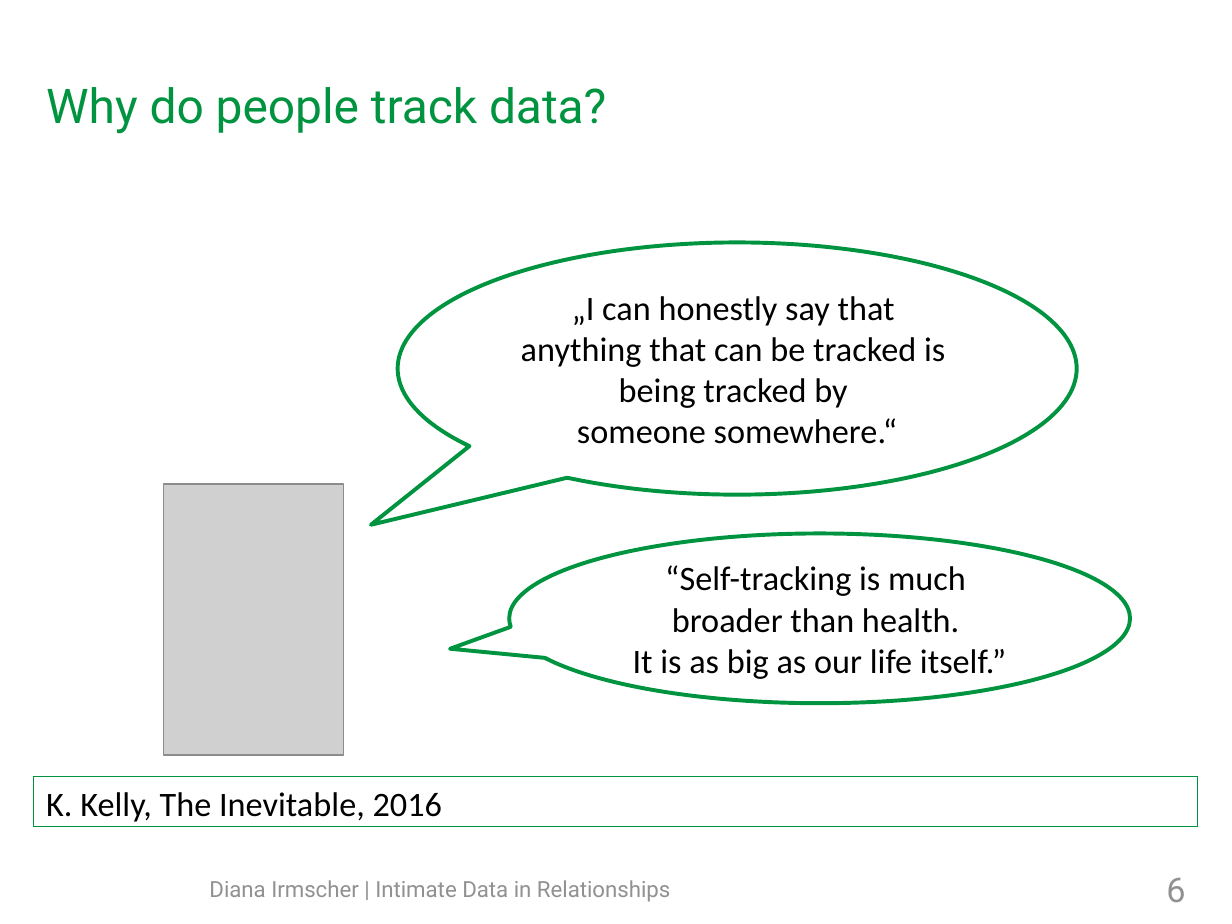
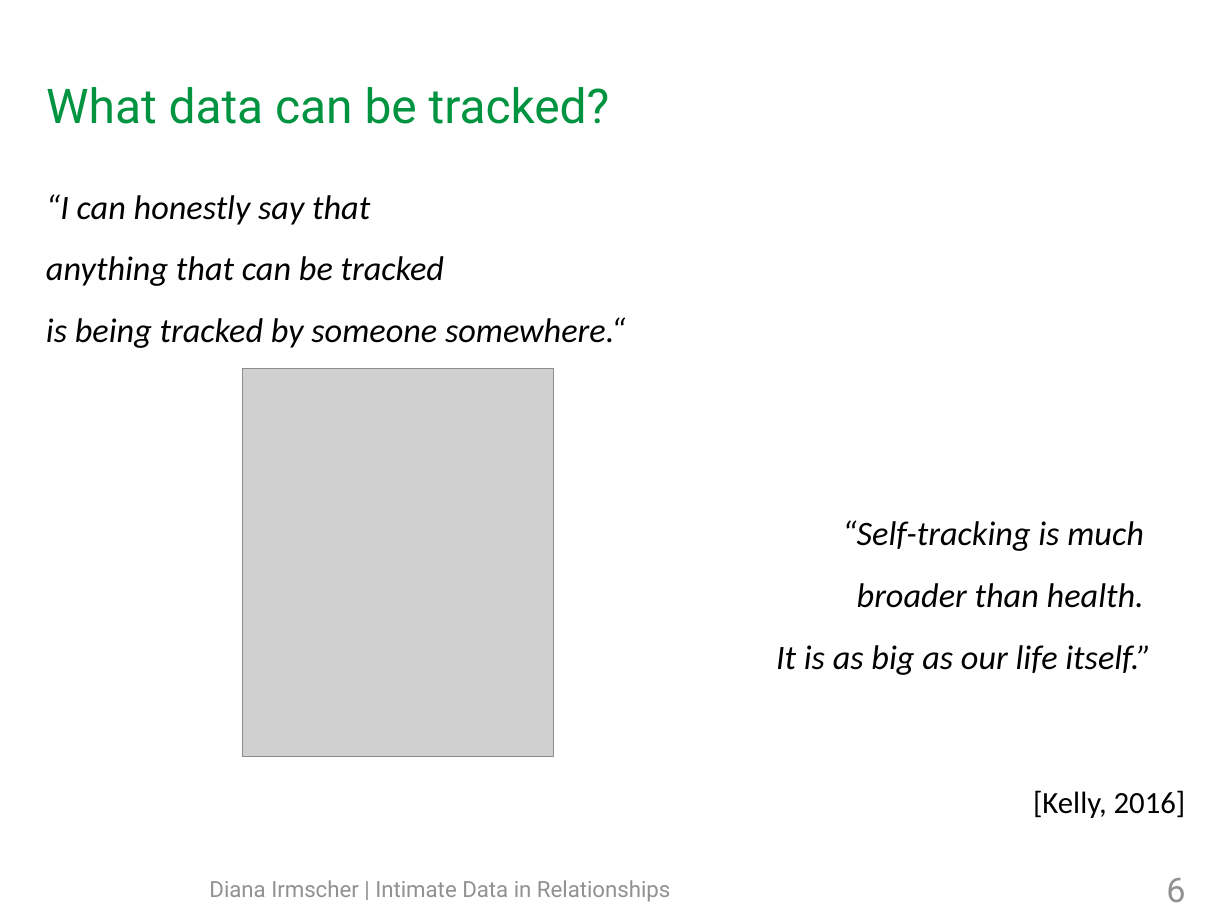
Before and after one commit to mieztatz/advanced_seminar_media_informatics, a slide deck: slide 6 of slides/final_presentation_irmscher_copy.odp. Drawn at 1232x924 pixels with LibreOffice and Linux fonts; fonts in the diff are those of the drawing; grey boxes stand for pictures; background and template pictures are left out. Boxes give left, top, right and bottom in pixels: in the first picture for what was removed or moved away, otherwise in the second. Text is boxed around its words. In the diff, an @@ line names an element or a change of style, - is before the commit and + after.

```diff
--- a/slides/final_presentation_irmscher_copy.odp
+++ b/slides/final_presentation_irmscher_copy.odp
@@ title at bbox=[46, 87, 610, 124]: text changed @@
-Why do people track data?
+What data can be tracked?
@@ text "“I can honestly say that": place and size @@
-text "“I can honestly say that" at bbox=[398, 243, 1077, 495]
+text "“I can honestly say that" at bbox=[46, 194, 625, 348]
@@ text "“I can honestly say that" at bbox=[46, 194, 625, 348]: vertical alignment middle to top; outline #009440 2.3 pt to none @@
@@ text at bbox=[46, 194, 625, 348]: text changed; italic on @@
-„I can honestly say that
-anything that can be tracked is
-being tracked by
-someone somewhere.“
+“I can honestly say that
+anything that can be tracked
+is being tracked by someone somewhere.“
@@ picture: place and size @@
-picture at bbox=[164, 484, 344, 755]
+picture at bbox=[243, 368, 553, 756]
@@ text "“Self-tracking is much": place and size @@
-text "“Self-tracking is much" at bbox=[509, 533, 1130, 703]
+text "“Self-tracking is much" at bbox=[776, 520, 1151, 675]
@@ text "“Self-tracking is much" at bbox=[776, 520, 1151, 675]: italic on; alignment centre to right; line spacing 1 to 1.5; vertical alignment middle to top; outline #009440 2.3 pt to none @@
@@ text "[Kelly, 2016]": place and size @@
-text "[Kelly, 2016]" at bbox=[34, 776, 1199, 827]
+text "[Kelly, 2016]" at bbox=[1033, 790, 1186, 818]
@@ text "[Kelly, 2016]" at bbox=[1033, 790, 1186, 818]: outline #009440 0 pt to none @@
@@ text at bbox=[1033, 790, 1186, 818]: text changed; size 20 to 18 pt @@
-K. Kelly, The Inevitable, 2016
+[Kelly, 2016]
```
Also in this commit, not shown: 17 other slides changed, 1 slide added, 2 slides removed, 35 other files.
